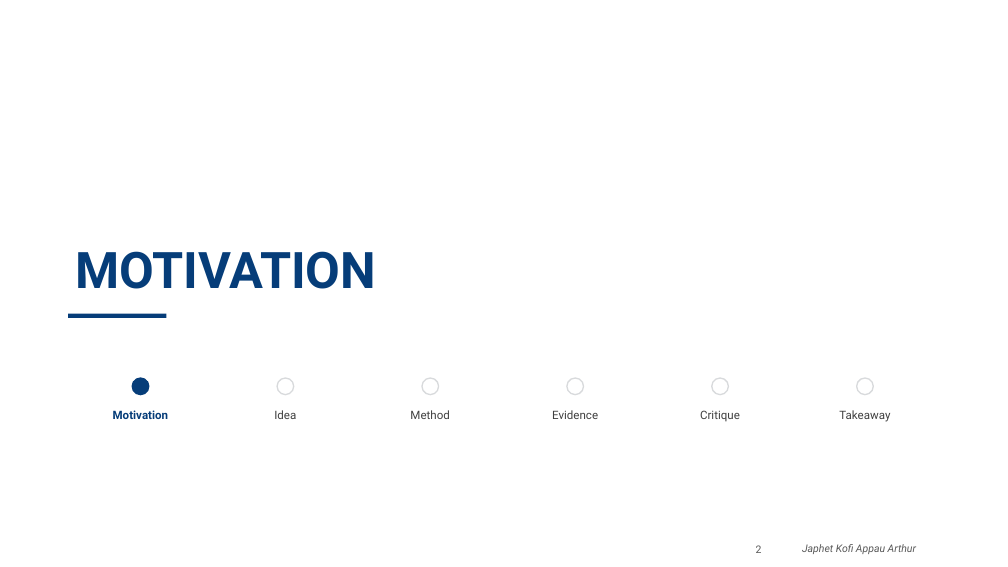
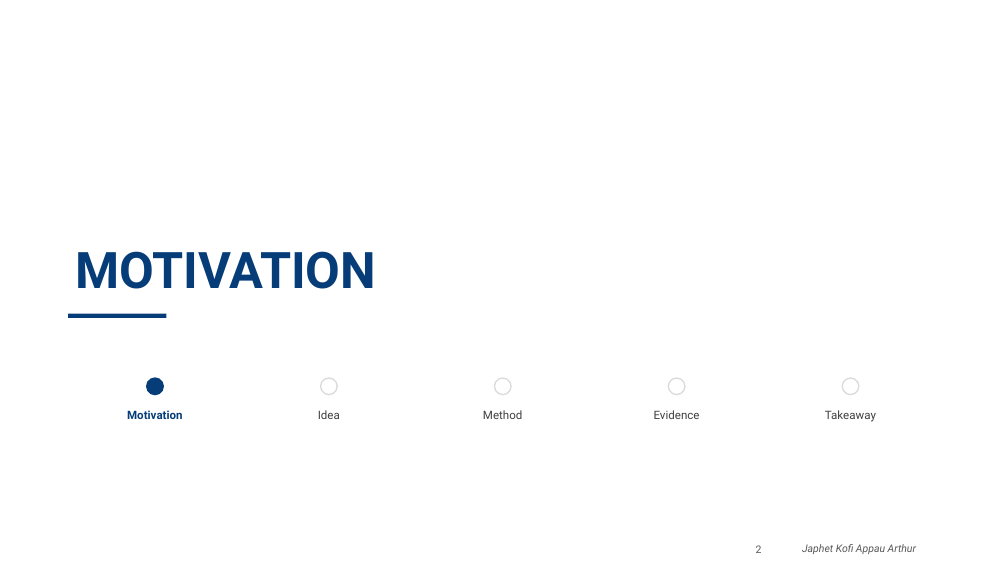
Before and after one commit to PenCoder/full-auto-migration, a slide deck: slide 2 of docs/presentation/Migration_Wizard_Praktikum_Presentation.pptx. Drawn at 1008x567 pixels with LibreOffice and Linux fonts; fonts in the diff are those of the drawing; background and template pictures are left out. Boxes give left, top, right and bottom in pixels: in the first picture for what was removed or moved away, otherwise in the second. Text is boxed around its words. In the diff, an @@ line names an element or a change of style, - is before the commit and + after.

```diff
--- a/docs/presentation/Migration_Wizard_Praktikum_Presentation.pptx
+++ b/docs/presentation/Migration_Wizard_Praktikum_Presentation.pptx
@@ ellipse: place and size @@
-ellipse at (132, 378, 149, 395)
+ellipse at (147, 378, 163, 395)
@@ ellipse: place and size @@
-ellipse at (278, 378, 294, 395)
+ellipse at (321, 378, 337, 395)
@@ ellipse: place and size @@
-ellipse at (422, 378, 439, 395)
+ellipse at (495, 378, 511, 395)
@@ ellipse: place and size @@
-ellipse at (567, 378, 584, 395)
+ellipse at (668, 378, 685, 395)
@@ ellipse: place and size @@
-ellipse at (712, 378, 728, 395)
+ellipse at (842, 378, 859, 395)
@@ ellipse removed at (857, 378, 873, 395) @@
@@ text "Motivation": place and size @@
-text "Motivation" at (113, 410, 169, 419)
+text "Motivation" at (127, 410, 183, 419)
@@ text "Idea": place and size @@
-text "Idea" at (274, 410, 296, 419)
+text "Idea" at (318, 410, 340, 419)
@@ text "Method": place and size @@
-text "Method" at (410, 410, 449, 419)
+text "Method" at (483, 410, 522, 419)
@@ text "Evidence": place and size @@
-text "Evidence" at (552, 410, 598, 419)
+text "Evidence" at (654, 410, 700, 419)
@@ text removed at (700, 410, 740, 422) @@
-Critique
@@ text "Takeaway": place and size @@
-text "Takeaway" at (839, 410, 890, 422)
+text "Takeaway" at (825, 410, 876, 422)
```
Also in this commit, not shown: 11 other slides changed, 2 slides added, 2 slides removed, 10 other files.
